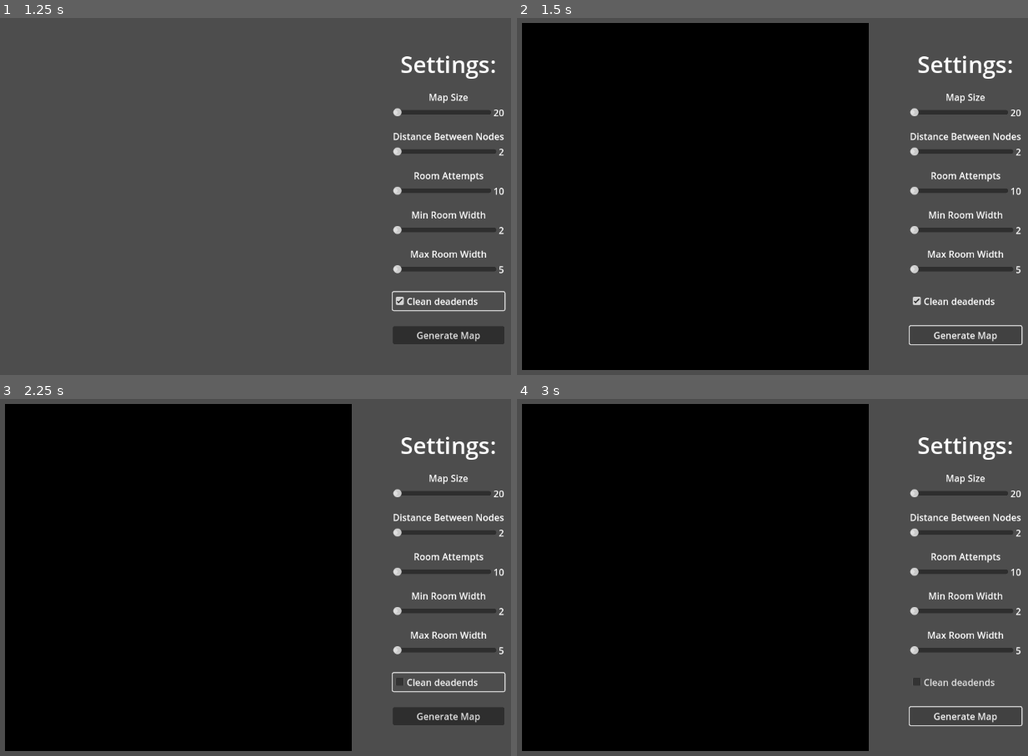
Above: before the commit, frames 1-4 (two rows, left to right).
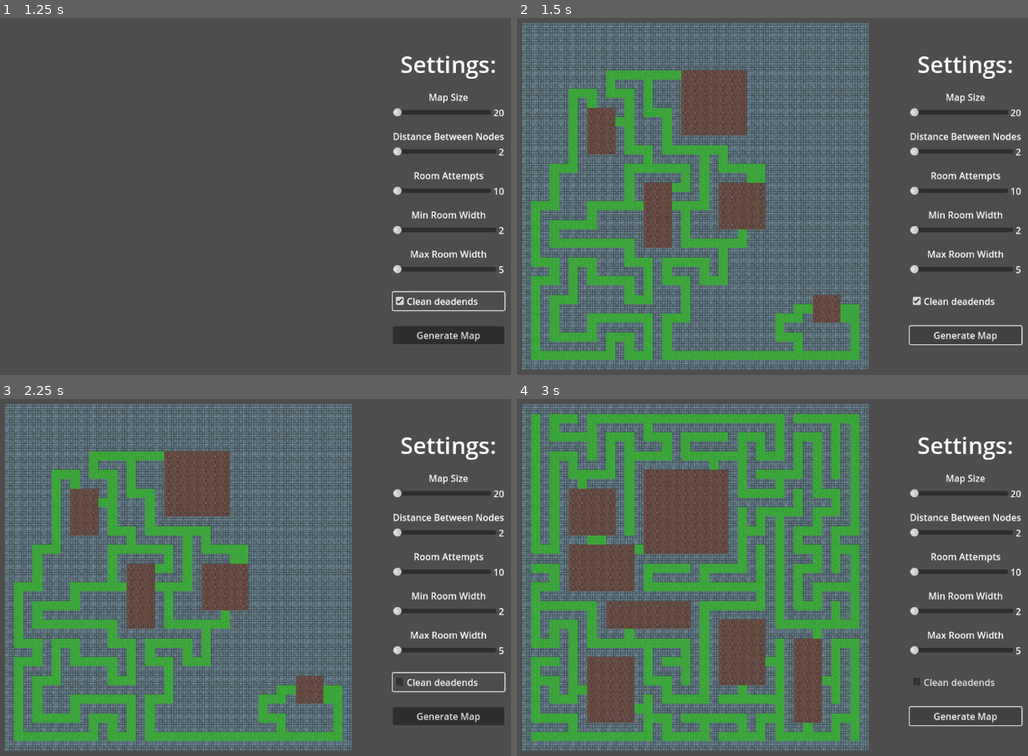
Above: after the commit, the same moments.

Repository: Christo-ui/Dungeon-Generation
Game: Godot game, scene res://Scenes/Generation/Generation.tscn
Same seed, same stepped clock (60 frames per second), same inputs: the game is played once before the commit and once after it.
Inputs:
- Up to frame 1 (1.25 s): click "Clean deadends" at 0.5 s
- Up to frame 2 (1.5 s): click "Generate Map" at 1.25 s
- Up to frame 3 (2.25 s): click "Clean deadends" at 2 s
- Up to frame 4 (3 s): click "Generate Map" at 2.75 s

Frame 1 is identical in both runs. In frame 2, 66% of the frame differs, in the area x 0-69%, y 1-99%; in frame 3, 66%; in frame 4, 66%.

Commit message:
Made everything less dark

Diff:
--- a/Scenes/Generation/Generation.tscn
+++ b/Scenes/Generation/Generation.tscn
@@ -99,4 +99,6 @@
 [node name="Camera3D" type="Camera3D" parent="CanvasLayer/Control"]
 transform = Transform3D(1, 0, 0, 0, -4.37114e-08, 1, 0, -1, -4.37114e-08, 0, 100, -1)
 
+[node name="DirectionalLight3D" type="DirectionalLight3D" parent="."]
+transform = Transform3D(1, 0, 0, 0, 0.105934, 0.994373, 0, -0.994373, 0.105934, 0, 14.7343, 0)
 [connection signal="pressed" from="CanvasLayer/Control/MarginContainer/VBoxContainer/Generate" to="." method="_on_generate_pressed"]
